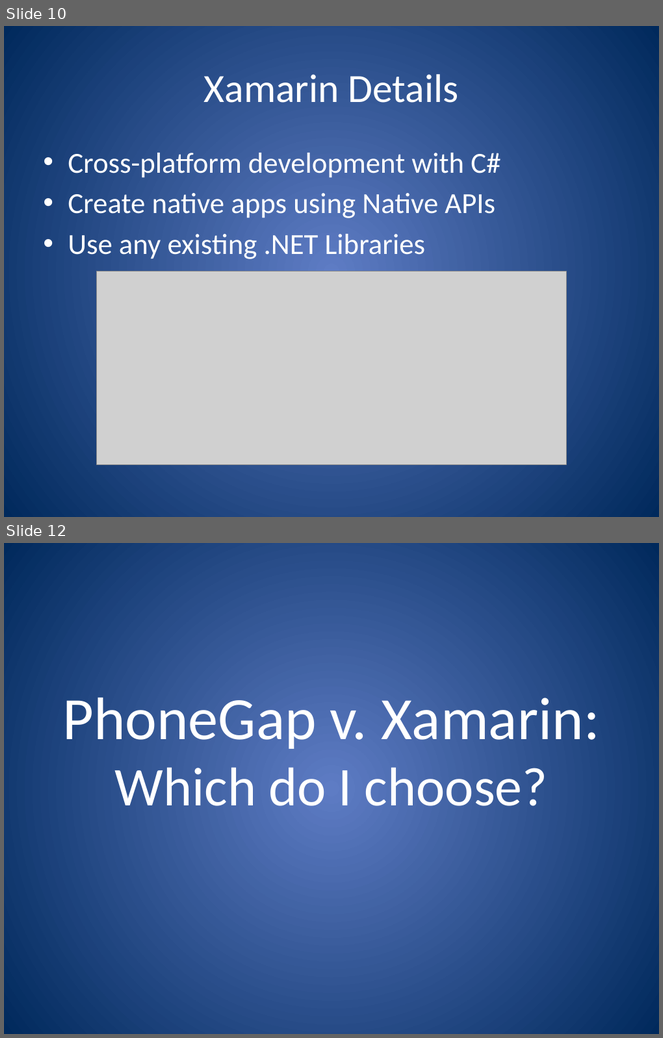
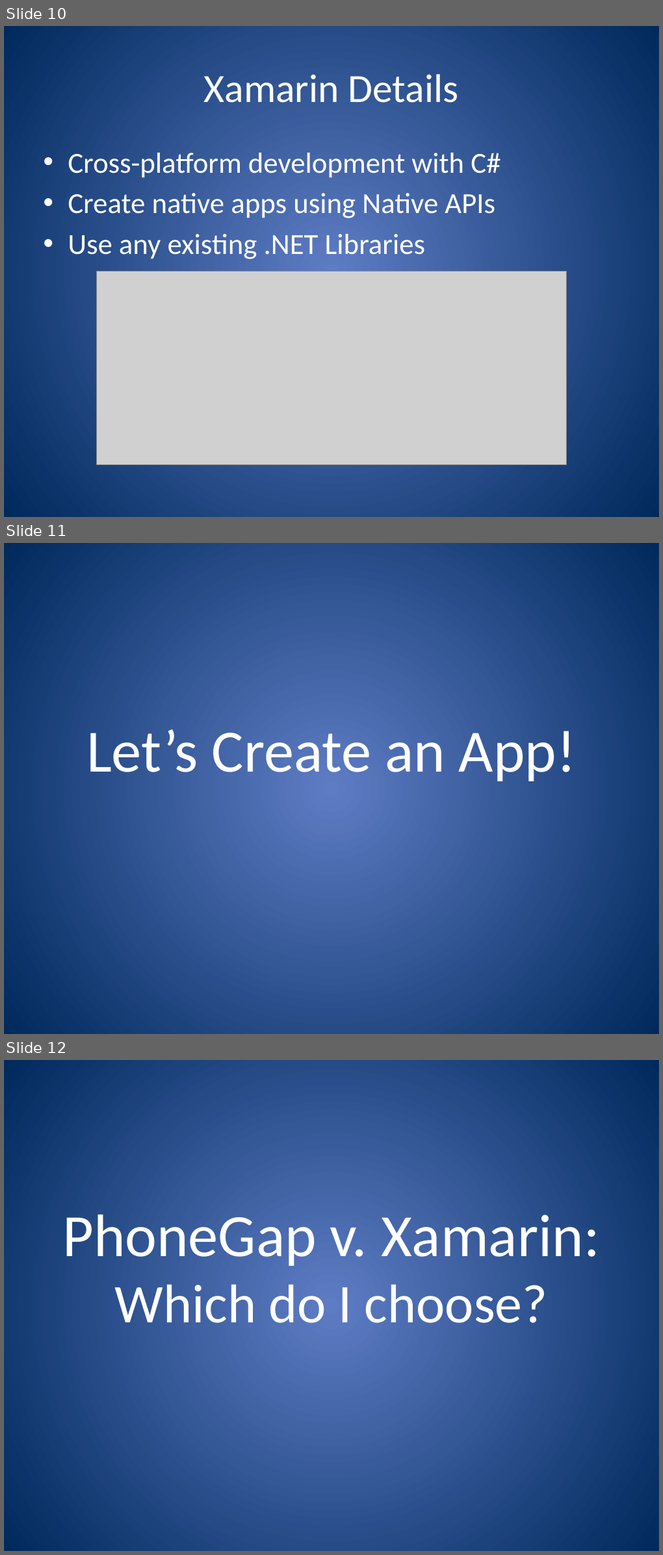
Before and after one commit to jerrelblankenship/Presentations, a slide deck: JointSpeakerTalks/PhoneGapXamarin/M3Conf2013/PhoneGap and Xamarin.pptx. Shown one above the other, each under a label of ours: slides 10 and 12 before the commit, slides 10, 11 and 12 after it; the slides between them are not shown. The pictures are 663x1038 and 663x1555 pixels, drawn with LibreOffice and Linux fonts; fonts in the diff are those of the drawing; grey boxes stand for pictures. Boxes give left, top, right and bottom in pixels: in the first picture for what was removed or moved away, otherwise in the second. Text is boxed around its words. In the diff, an @@ line names an element or a change of style, - is before the commit and + after.

```diff
--- a/JointSpeakerTalks/PhoneGapXamarin/M3Conf2013/PhoneGap and Xamarin.pptx
+++ b/JointSpeakerTalks/PhoneGapXamarin/M3Conf2013/PhoneGap and Xamarin.pptx
@@ slide 11 added at (x1=4, y1=543, x2=659, y2=1034), background gradient #5E7CC5 to #00295C @@
@@ title added at (x1=87, y1=730, x2=576, y2=782), 66 pt, text #FFFFFF @@
+Let’s Create an App!
```
Also in this commit, not shown: 2 slides changed, 1 slide removed.
